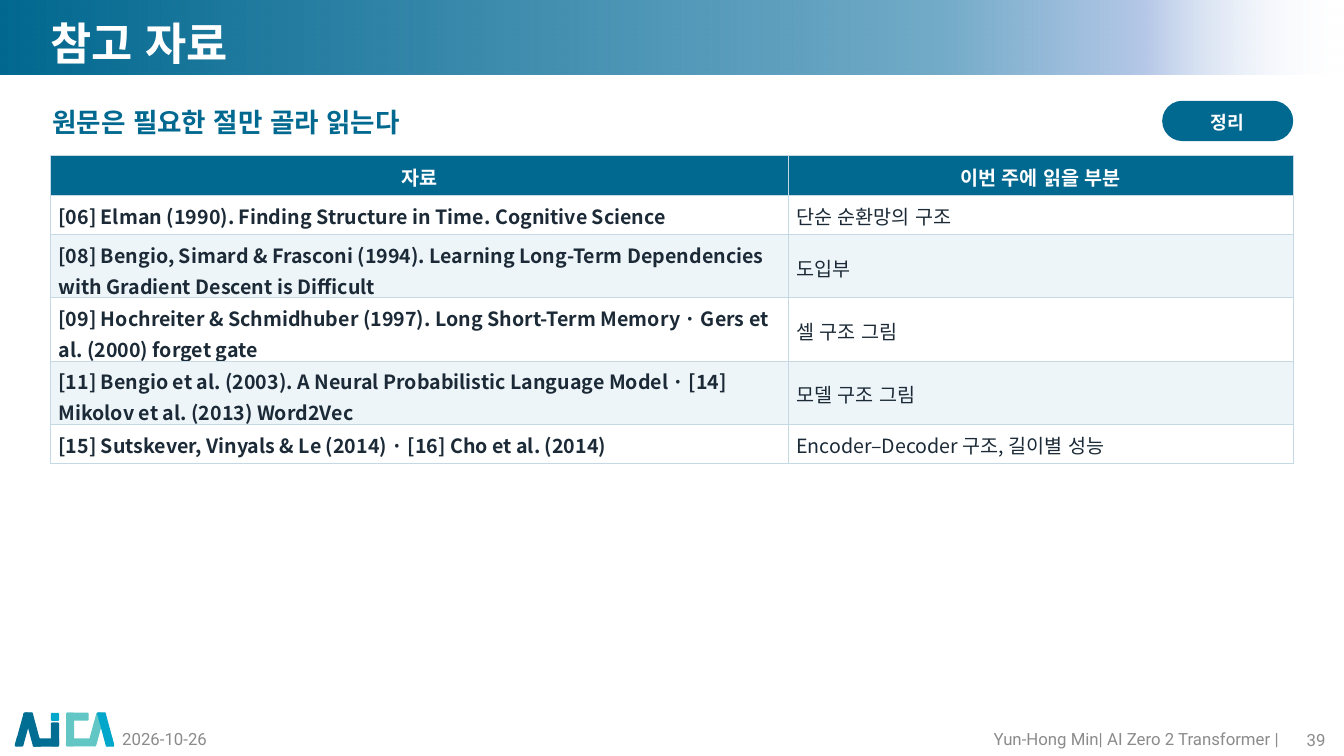
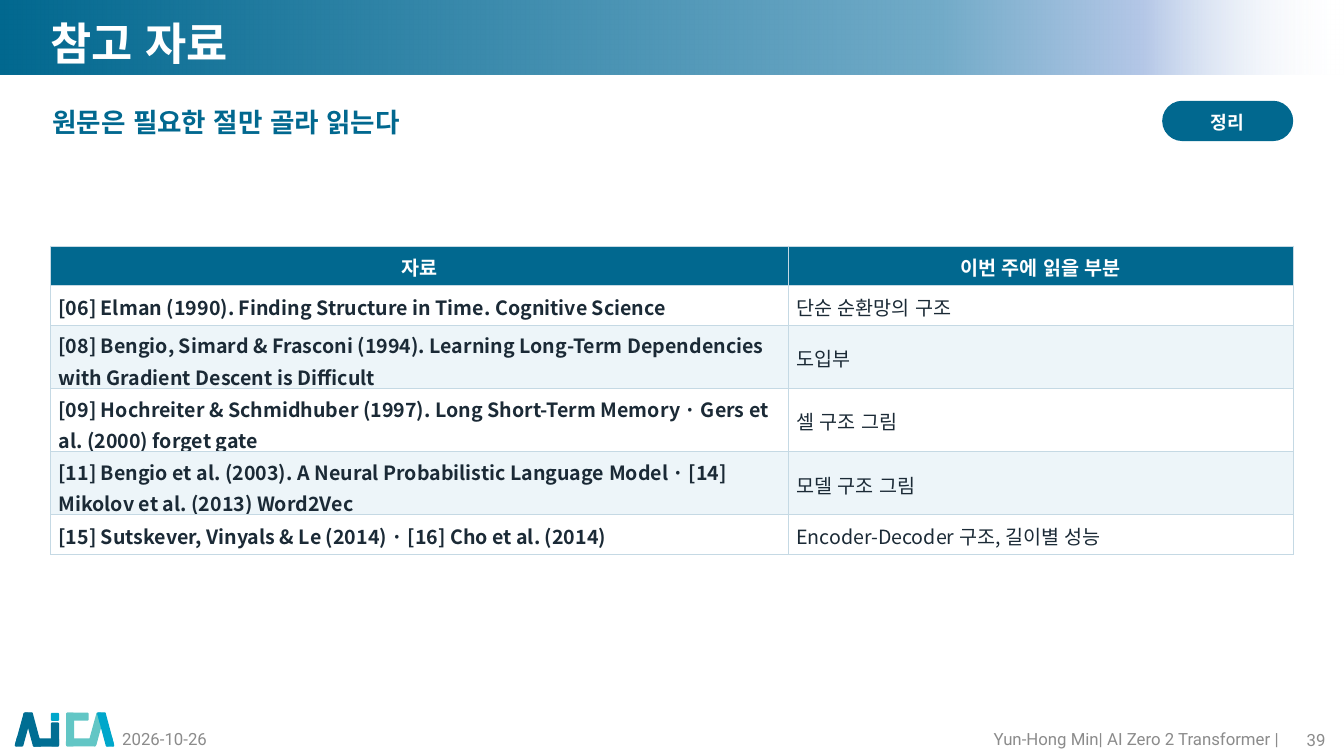
Before and after one commit to myunhh/AI-Zero-2-Transformers, a slide deck: slide 39 of lectures/week04_rnn_lstm_seq2seq.pptx. Drawn at 1344x756 pixels with LibreOffice and Linux fonts; fonts in the diff are those of the drawing; background and template pictures are left out. Boxes give left, top, right and bottom in pixels: in the first picture for what was removed or moved away, otherwise in the second. Text is boxed around its words. In the diff, an @@ line names an element or a change of style, - is before the commit and + after.

```diff
--- a/lectures/week04_rnn_lstm_seq2seq.pptx
+++ b/lectures/week04_rnn_lstm_seq2seq.pptx
@@ table at (50,246,1294,555) @@
-row 6, column 2: Encoder–Decoder 구조, 길이별 성능
+row 6, column 2: Encoder-Decoder 구조, 길이별 성능
@@ table: place and size @@
-table at (50,155,1294,464)
+table at (50,246,1294,555)
```
Also in this commit, not shown: 27 other slides changed, 14 other files.
